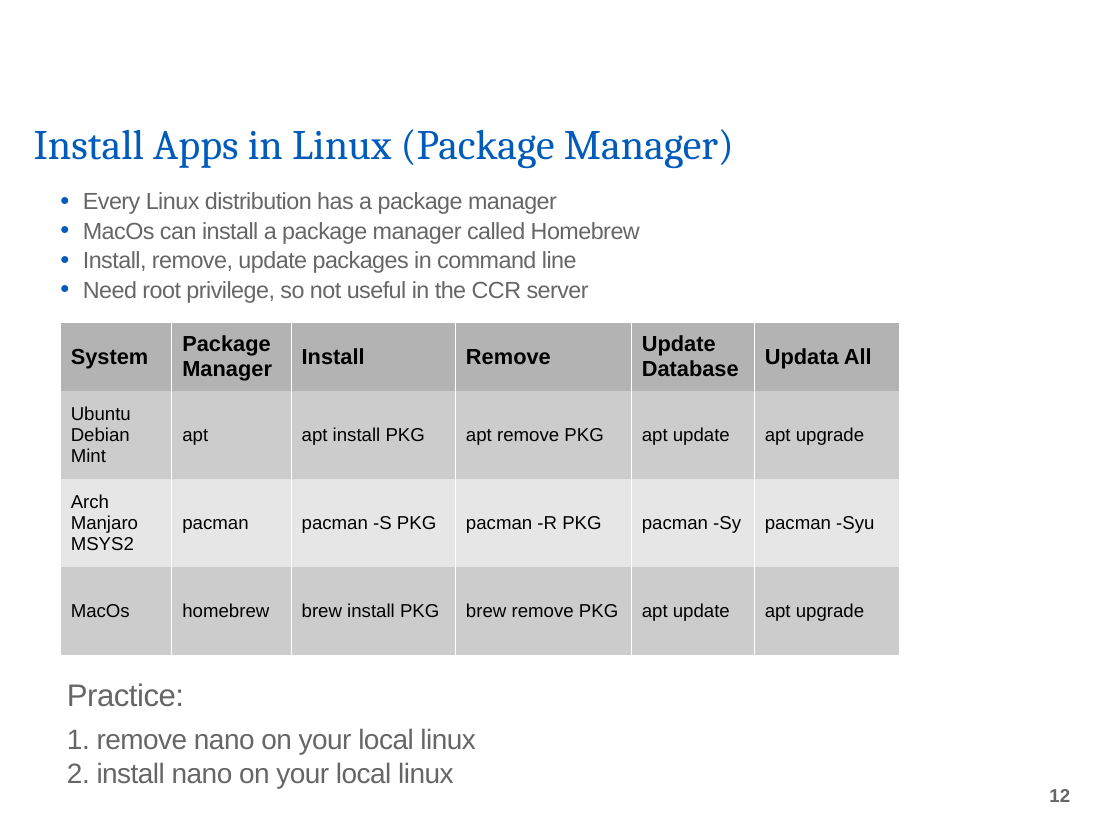
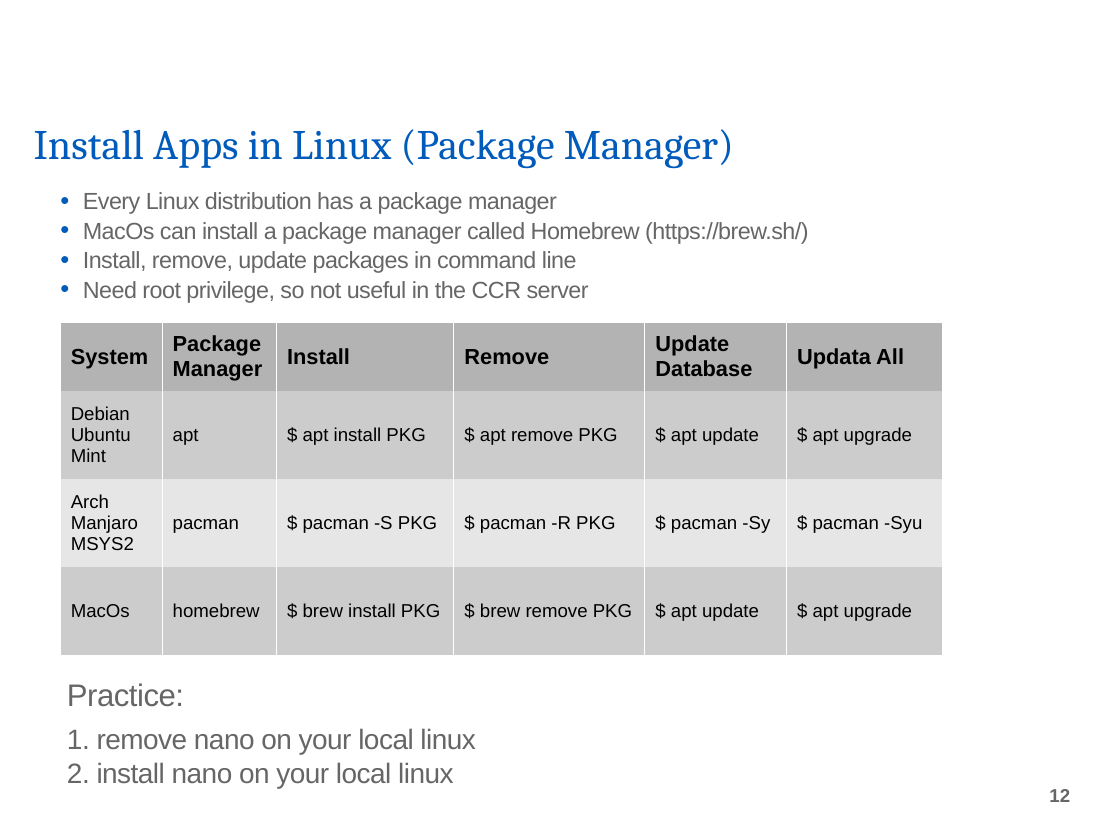
Before and after one commit to tidues/Intro-to-Linux-Server, a slide deck: slide 12 of IntroToLinuxServer.odp. Drawn at 1120x840 pixels with LibreOffice and Linux fonts; fonts in the diff are those of the drawing; background and template pictures are left out. Boxes give left, top, right and bottom in pixels: in the first picture for what was removed or moved away, otherwise in the second. Text is boxed around its words. In the diff, an @@ line names an element or a change of style, - is before the commit and + after.

```diff
--- a/IntroToLinuxServer.odp
+++ b/IntroToLinuxServer.odp
@@ text at box(83, 222, 808, 244): text changed @@
-• MacOs can install a package manager called Homebrew
+• MacOs can install a package manager called Homebrew (https://brew.sh/)
@@ table at box(59, 323, 942, 656) @@
-row 2: Ubuntu / Debian / Mint | apt | apt install PKG | apt remove PKG | apt update | apt upgrade
+row 2: Debian / Ubuntu / Mint | apt | $ apt install PKG | $ apt remove PKG | $ apt update | $ apt upgrade
-row 3: Arch / Manjaro / MSYS2 | pacman | pacman -S PKG | pacman -R PKG | pacman -Sy | pacman -Syu
+row 3: Arch / Manjaro / MSYS2 | pacman | $ pacman -S PKG | $ pacman -R PKG | $ pacman -Sy | $ pacman -Syu
-row 4: MacOs | homebrew | brew install PKG | brew remove PKG | apt update | apt upgrade
+row 4: MacOs | homebrew | $ brew install PKG | $ brew remove PKG | $ apt update | $ apt upgrade
@@ table: place and size @@
-table at box(59, 323, 899, 656)
+table at box(59, 323, 942, 656)
```
Also in this commit, not shown: 13 other slides changed, 27 other files.
